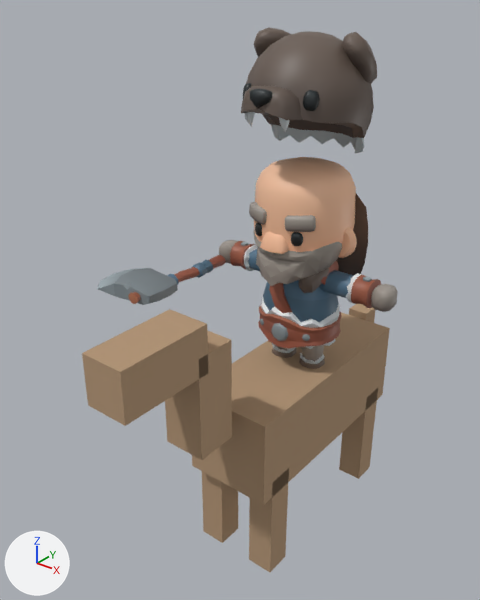
A saved change to the glTF model csharp/Unciv.Godot/Packs/units/models/unit/Cossack.glb.
Before and after are seen from a 50 mm camera at (0.725, -1.12, 1.209) aimed at (-0.077, -0.117, 0.587). Lighting does not change. The marker at lower left points along +X, +Y and +Z. The first picture is the older version. Where no turn or scale is listed for an object, it has been applied to the vertices. Vertices at exactly the same position are counted once.

Objects in the first picture: '1H_Axe', 'Barbarian_ArmLeft', 'Barbarian_ArmRight', 'Barbarian_Body', 'Barbarian_Cape', 'Barbarian_Hat', 'Barbarian_Head', 'Barbarian_LegLeft', 'Barbarian_LegRight', 'HorseMesh'.
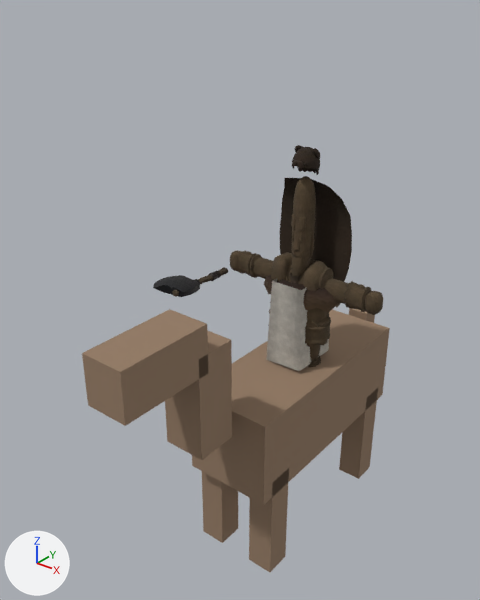
Pixel boxes (x1, y1, x2, y2) of what changed, in the pictures (480 x 600 px):
'HorseMesh', recoloured (beige to brown)
    both: (82, 308, 390, 572)
'Barbarian_Hat', surface changed, moved, rescaled (79% narrower, 76% shorter)
    before: (241, 27, 377, 154)
    after: (292, 145, 320, 175)
'Barbarian_Head', deleted
    before: (249, 157, 357, 286)
'Warrior', added
    after: (230, 176, 383, 371)
'Barbarian_Body', deleted
    before: (258, 268, 342, 351)
'Barbarian_Cape', surface changed, moved, rescaled
    before: (336, 194, 368, 275)
    after: (280, 178, 352, 282)
'1H_Axe', surface changed, moved, rescaled (42% narrower, 39% shorter)
    before: (97, 255, 226, 305)
    after: (153, 267, 228, 297)
'Barbarian_ArmLeft', deleted
    before: (319, 261, 398, 312)
'Barbarian_ArmRight', deleted
    before: (219, 240, 260, 271)
'Barbarian_LegLeft', deleted
    before: (299, 345, 325, 369)
'Barbarian_LegRight', deleted (mostly hidden)
    before: (272, 345, 297, 358)
part 1 of me_cube_12900, recoloured
    before: (128, 255, 226, 304)
    after: (172, 267, 228, 297)
part 2 of me_cube_12900, recoloured
    before: (97, 259, 213, 305)
    after: (153, 270, 221, 297)

Patch to the scene script:
```diff
--- a/csharp/Unciv.Godot/Packs/units/models/unit/Cossack.glb.py
+++ b/csharp/Unciv.Godot/Packs/units/models/unit/Cossack.glb.py
@@ mat_horse @@
 mat_horse = principled_material('Horse')
-mat_horse.base_color = (0.45, 0.3, 0.18)  # beige #b39576
+mat_horse.base_color = (0.3, 0.2, 0.13)  # brown #957c65
 mat_horse.roughness = 1.0
@@ mat_teamcolor @@
 mat_teamcolor = bpy.data.materials.new('TeamColor')
-# nodes: BsdfPrincipled, OutputMaterial, TexImage
-# uses the picture img_barbarian_texture
+# nodes: BsdfPrincipled, Mix, NormalMap, OutputMaterial, TexImage x2, VertexColor
+# uses the picture img_image_8
+# uses the picture img_image_9
@@ mat_fur @@
+mat_fur = bpy.data.materials.new('Fur')
+# uses the picture img_image_6
+# uses the picture img_image_7
@@ mat_iron @@
+mat_iron = bpy.data.materials.new('Iron')
+# uses the picture img_image_2
+# uses the picture img_image_3
@@ mat_cloth @@
+mat_cloth = bpy.data.materials.new('Cloth')
+# uses the picture img_image_12
+# uses the picture img_image_13
@@ mat_leather @@
+mat_leather = bpy.data.materials.new('Leather')
+# uses the picture img_image_4
+# uses the picture img_image_5
@@ mat_hair @@
+mat_hair = bpy.data.materials.new('Hair')
+# uses the picture img_image_0
+# uses the picture img_image_1
@@ mat_wool @@
+mat_wool = bpy.data.materials.new('Wool')
+# uses the picture img_image_10
+# uses the picture img_image_11
@@ me_cube_12900 @@
 me_cube_12900.from_pydata(...)  # 141 vertices, 274 faces; spans x -0.589..0.125, y -0.092..0.092, z -0.273..0.971
 # used by ob_1h_axe; location = (-0.202, -0.094, 0.62); rotation_euler = (1.571, 0.0, 0.0), in degrees (90, 0, 0); scale = (0.229, 0.229, 0.229)
+# me_cube_12900 part 1: 80 faces spanning x -0.086..0.061, y -0.054..0.054, z -0.273..0.917 switch from mat_teamcolor (picture img_barbarian_texture) to mat_cloth
+# me_cube_12900 part 2: 194 faces spanning x -0.589..0.125, y -0.092..0.092, z -0.085..0.971 switch from mat_teamcolor (picture img_barbarian_texture) to mat_iron
@@ me_cube_166 @@
 me_cube_166.from_pydata(...)  # 373 vertices, 654 faces; spans x -0.555..0.555, y -0.739..0.525, z 0.164..1.182
 # used by ob_barbarian_hat; location = (0.0, 0.0, 0.852); scale = (0.229, 0.229, 0.229)
+# me_cube_166 part 3: 654 faces spanning x -0.555..0.555, y -0.739..0.525, z 0.164..1.182 switch from mat_teamcolor (picture img_barbarian_texture) to mat_fur
@@ me_plane_006 @@
 me_plane_006.from_pydata(...)  # 53 vertices, 78 faces; spans x -0.485..0.485, y 0.044..0.386, z -1.125..0.02
 # used by ob_barbarian_cape; location = (0.0, 0.0, 0.852); scale = (0.229, 0.229, 0.229)
+# me_plane_006 part 4: 78 faces spanning x -0.485..0.485, y 0.044..0.386, z -1.125..0.02 switch from mat_teamcolor (picture img_barbarian_texture) to mat_fur
@@ ob_barbarian_armleft @@
-ob_barbarian_armleft = bpy.data.objects.new('Barbarian_ArmLeft', me_cube_160)
@@ ob_barbarian_armright @@
-ob_barbarian_armright = bpy.data.objects.new('Barbarian_ArmRight', me_cube_161)
@@ ob_barbarian_body @@
-ob_barbarian_body = bpy.data.objects.new('Barbarian_Body', me_prototypepete_body_022)
@@ ob_barbarian_head @@
-ob_barbarian_head = bpy.data.objects.new('Barbarian_Head', me_cube_167)
@@ ob_barbarian_legleft @@
-ob_barbarian_legleft = bpy.data.objects.new('Barbarian_LegLeft', me_cube_165)
@@ ob_barbarian_legright @@
-ob_barbarian_legright = bpy.data.objects.new('Barbarian_LegRight', me_cube_163)
@@ ob_1h_axe @@
 ob_1h_axe = bpy.data.objects.new('1H_Axe', me_cube_12900)
-ob_1h_axe.location = (-0.202, -0.094, 0.62)
+ob_1h_axe.location = (-0.18, -0.08, 0.603)
 ob_1h_axe.rotation_euler = (1.571, 0.0, 0.0)  # degrees (90, 0, 0)
-ob_1h_axe.scale = (0.229, 0.229, 0.229)
+ob_1h_axe.scale = (0.138, 0.138, 0.138)
@@ ob_barbarian_hat @@
 ob_barbarian_hat = bpy.data.objects.new('Barbarian_Hat', me_cube_166)
-ob_barbarian_hat.location = (0.0, 0.0, 0.852)
-ob_barbarian_hat.scale = (0.229, 0.229, 0.229)
+ob_barbarian_hat.location = (0.0, 0.0, 0.837)
+ob_barbarian_hat.scale = (0.05, 0.0553, 0.0574)
@@ ob_barbarian_cape @@
 ob_barbarian_cape = bpy.data.objects.new('Barbarian_Cape', me_plane_006)
-ob_barbarian_cape.location = (0.0, 0.0, 0.852)
-ob_barbarian_cape.scale = (0.229, 0.229, 0.229)
+ob_barbarian_cape.location = (0.0, 0.0, 0.833)
+ob_barbarian_cape.scale = (0.191, 0.128, 0.213)
@@ ob_warrior @@
+ob_warrior = bpy.data.objects.new('Warrior', me_mesh_skinned)  # 2465 vertices, 4517 faces; spans x -0.195..0.195, y -0.06..0.059, z 0.0..0.465
+ob_warrior.location = (0.0, 0.0, 0.38)
```
